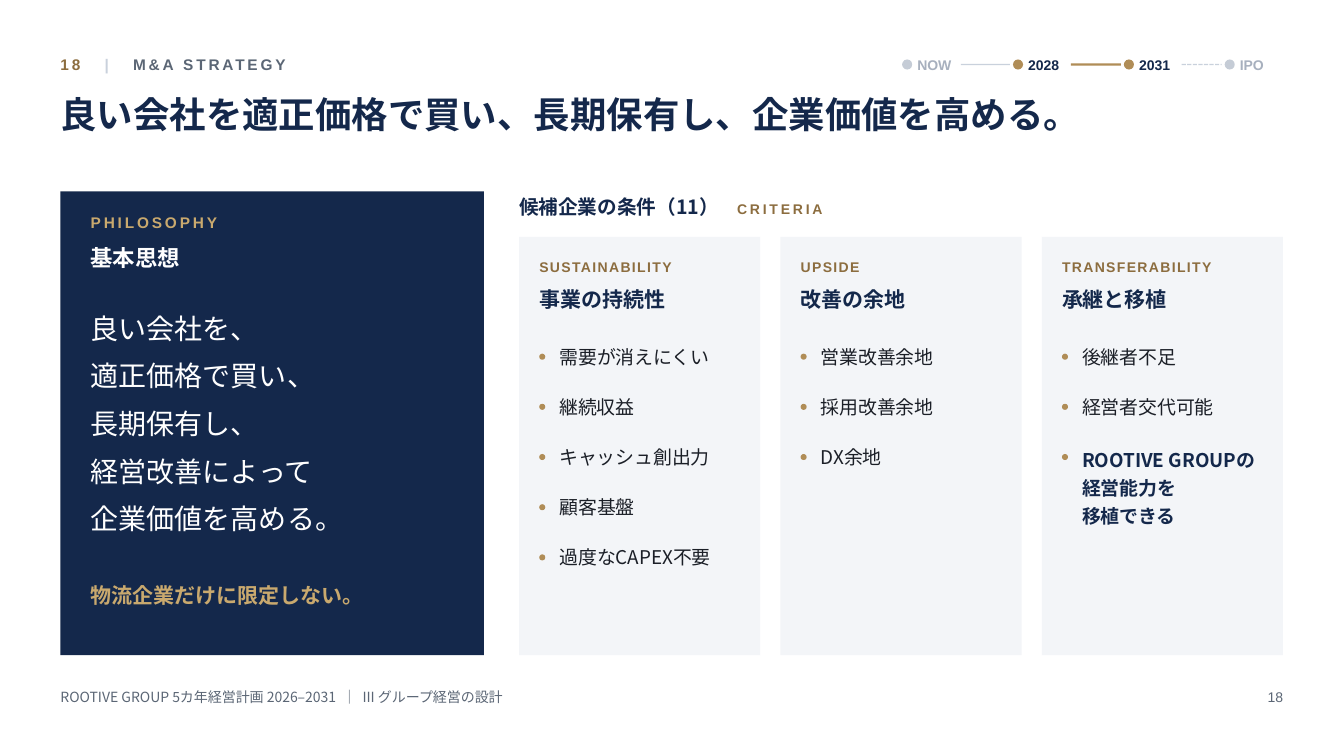
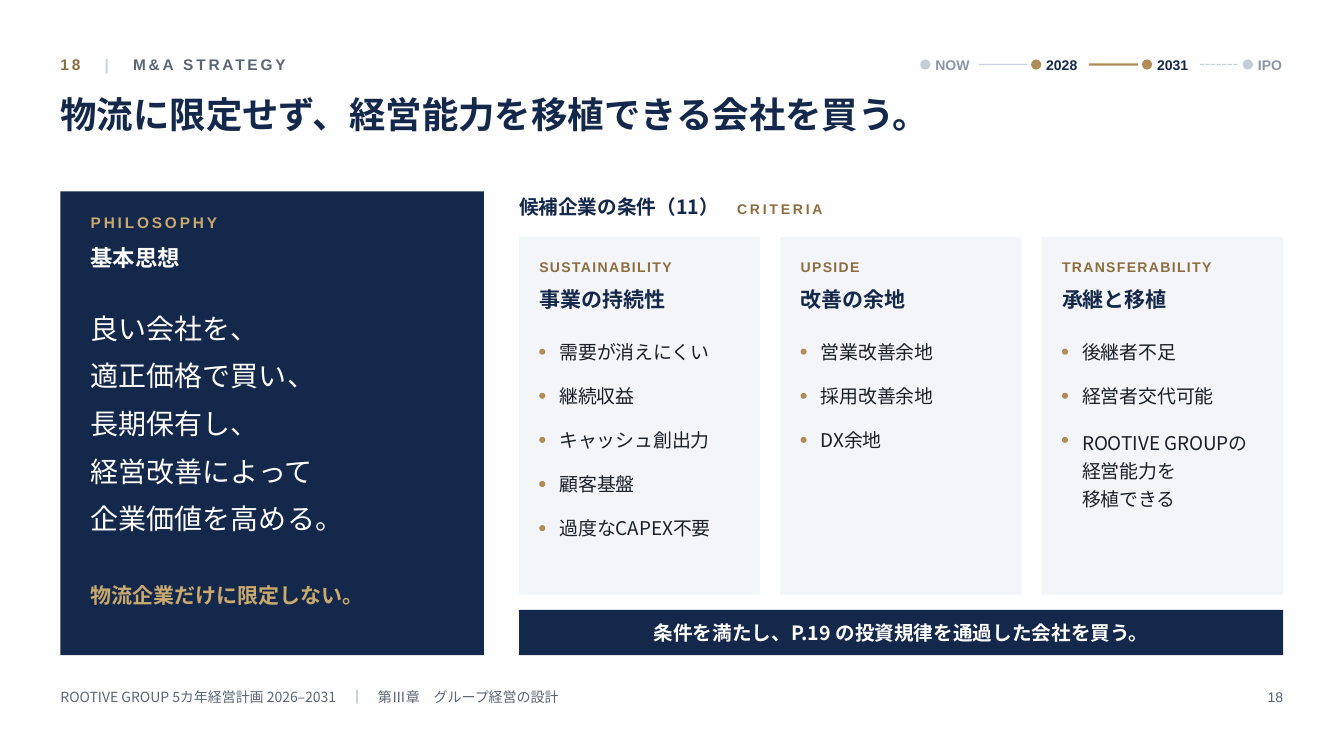
Before and after one commit to rootivebiz-create/ROOTIVE, a slide deck: slide 18 of docs/management-plan/ROOTIVE_GROUP_5year_plan_2026-2031.pptx. Drawn at 1344x756 pixels with LibreOffice and Linux fonts; fonts in the diff are those of the drawing. Boxes give left, top, right and bottom in pixels: in the first picture for what was removed or moved away, otherwise in the second. Text is boxed around its words. In the diff, an @@ line names an element or a change of style, - is before the commit and + after.

```diff
--- a/docs/management-plan/ROOTIVE_GROUP_5year_plan_2026-2031.pptx
+++ b/docs/management-plan/ROOTIVE_GROUP_5year_plan_2026-2031.pptx
@@ text "NOW" at [935, 60, 969, 70]: text colour #A7B0BE to #8C96A6 @@
@@ text "IPO" at [1258, 60, 1282, 70]: text colour #A7B0BE to #8C96A6 @@
@@ text "IPO": place and size @@
-text "IPO" at [1240, 60, 1264, 70]
+text "IPO" at [1258, 60, 1282, 70]
@@ 4 ellipses, 3 texts, 3 lines: place and size @@
-4 ellipses, 3 texts, 3 lines at [902, 59, 1235, 70]
+4 ellipses, 3 texts, 3 lines at [921, 59, 1253, 70]
@@ text at [60, 97, 929, 132]: text changed @@
-良い会社を適正価格で買い、長期保有し、企業価値を高める。
+物流に限定せず、経営能力を移植できる会社を買う。
@@ rectangle: place and size @@
-rectangle at [519, 237, 760, 655]
+rectangle at [519, 237, 760, 595]
@@ rectangle: place and size @@
-rectangle at [780, 237, 1021, 655]
+rectangle at [780, 237, 1021, 595]
@@ rectangle: place and size @@
-rectangle at [1043, 237, 1284, 655]
+rectangle at [1043, 237, 1284, 595]
@@ 3 texts, 3 ellipses: place and size @@
-3 texts, 3 ellipses at [539, 348, 1176, 366]
+3 texts, 3 ellipses at [539, 343, 1176, 361]
@@ 3 texts, 3 ellipses: place and size @@
-3 texts, 3 ellipses at [539, 398, 1214, 416]
+3 texts, 3 ellipses at [539, 387, 1214, 405]
@@ 3 ellipses: place and size @@
-3 ellipses at [539, 454, 1069, 460]
+3 ellipses at [539, 437, 1069, 443]
@@ 3 texts: place and size @@
-3 texts at [559, 448, 1255, 525]
+3 texts at [559, 431, 1247, 508]
@@ text "ROOTIVE GROUPの" at [1082, 436, 1247, 508]: text colour #14284B to #1B1F27, bold off @@
@@ text "顧客基盤": place and size @@
-text "顧客基盤" at [559, 498, 634, 516]
+text "顧客基盤" at [559, 475, 634, 493]
@@ ellipse: place and size @@
-ellipse at [539, 504, 545, 510]
+ellipse at [539, 481, 545, 487]
@@ ellipse: place and size @@
-ellipse at [539, 555, 545, 561]
+ellipse at [539, 525, 545, 531]
@@ text "過度なCAPEX不要": place and size @@
-text "過度なCAPEX不要" at [559, 548, 710, 566]
+text "過度なCAPEX不要" at [559, 519, 710, 537]
@@ rectangle added at [519, 610, 1284, 655], fill #14284B, 14 pt, text #FFFFFF, bold @@
+条件を満たし、P.19 の投資規律を通過した会社を買う。
@@ text at [60, 690, 559, 703]: text changed @@
-ROOTIVE GROUP 5カ年経営計画 2026–2031 ｜ III グループ経営の設計
+ROOTIVE GROUP 5カ年経営計画 2026–2031 ｜ 第Ⅲ章 グループ経営の設計
```
Also in this commit, not shown: 23 other slides changed, 2 other files.
